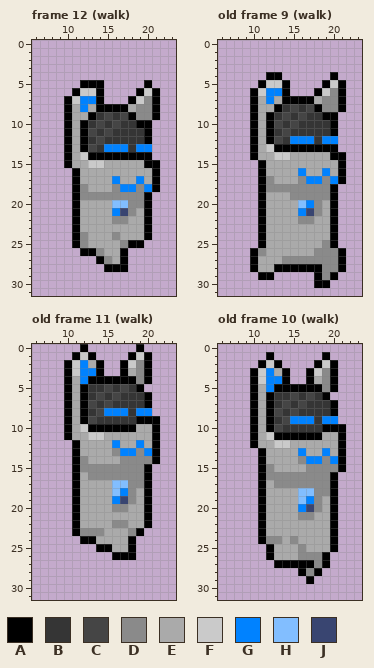
Two states of a pixel-art file, Assets/Sprites/player.ase. Above: the version before the commit.
32x32 pixels, 12 frames. Shown: frame 12 (walk): x 6..23, y 0..31; old frame 9 (walk): x 6..23, y 0..31; old frame 11 (walk): x 6..23, y 0..31; old frame 10 (walk): x 6..23, y 0..31. The commit also changed other frames, which this record leaves out.
Visible layers, top first: "Visor", "Body".
Palette (. is transparent): A #000000  B #353535  C #454545  D #8a8a8a  E #aaaaaa  F #cacaca  G #0082ff  H #82beff  J #394571
Pixels before, frame 12 (walk), first column x 10:
 5 ..AAA.....A.
 6 .AFFA....AFA
 7 AFGGA...AFDA
 8 AEGEAAAAEDDA
 9 AEEABCBCADDA
10 AEABCBCBBAA.
11 AEACBCBBBBA.
12 AEABCBBBBBA.
13 AEACBGGGBGG.
14 AEFAAAAAAAA.
15 AEEFFEEEEEAA
16 .AEEEEEEEEEA
17 .AEEEEGEEGEA
18 .ADEEEDGGDGA
19 .ADDDDDDDDA.
20 .AEEEEHHDDA.
21 .AEEEEGJDEA.
22 .AEEEEDDEEA.
23 .AEEEEEEEEA.
24 .ADEEEDEEEA.
25 .ADEEEEDAA..
26 ..AADEEA....
27 ....ADEA....
28 .....AAA....
Pixels before, old frame 9 (walk), first column x 10:
 4 ..AA......A.
 5 .AFFA....AFA
 6 AFGGA...AFDA
 7 AEGEAAAAEDDA
 8 AEEABCBCADDA
 9 AEABCBCBBAA.
10 AEACBCBBBBA.
11 AEABCBBBBBA.
12 AEACBGGGBGG.
13 AEFAAAAAAAA.
14 AEEFFEEEEEAA
15 .AEEEEEEEEEA
16 .AEEEEGEEGEA
17 .ADEEEDGGDGA
18 .ADDDDDDDDA.
19 .AEEEDDDDDA.
20 .AEEEEHGDEA.
21 .AEEEEGJDEA.
22 .AEEEEDDEEA.
23 .AEEEEEEEEA.
24 .AEEEEEEEEA.
25 .AEEEEEEEDA.
26 ADEEEEEEDDDA
27 AEEEDDDDDDDA
28 AEEAAAAAADDA
29 .AA.....ADA.
30 ........AA..
Pixels before, old frame 11 (walk), first column x 10:
 0 ..A......A..
 1 .AFA....AFA.
 2 AFGEA..AFDA.
 3 AFGGA..AEDA.
 4 AEGAAAAAADA.
 5 AEABBCBCBA..
 6 AEABCBCBBBA.
 7 AEACBCBBBBA.
 8 AEABCGGGBGG.
 9 AEACBBBBBAAA
10 AEFAAAAAAEEA
11 AEEFFEEEEEEA
12 .AEEEEGEEGEA
13 .AEEEEDGGDGA
14 .ADEEEEDDDDA
15 .ADDDDDDDDA.
16 .AEDDDDDDDA.
17 .AEEEEHHDDA.
18 .AEEEEHGDEA.
19 .AEEEEGJDEA.
20 .AEEEEDDEEA.
21 .AEEEEEEEEA.
22 .AEEEEDDEEA.
23 .ADDDEEEDA..
24 ..AAEEEEA...
25 ....AAEEA...
26 ......AAA...
Pixels before, old frame 10 (walk), first column x 10:
 1 ..A......A..
 2 .AFA....AFA.
 3 AFGEA..AFDA.
 4 AFGGA..AEDA.
 5 AEGAAAAAADA.
 6 AEABBCBCBA..
 7 AEABCBCBBBA.
 8 AEACBCBBBBA.
 9 AEABCGGGBGG.
10 AEACBBBBBAAA
11 AEFAAAAAAEEA
12 AEEFFEEEEEEA
13 .AEEEEGEEGEA
14 .AEEEEDGGDGA
15 .ADEEEEDDDDA
16 .ADDDDDDDDA.
17 .AEDDDDDDDA.
18 .AEEEEHHDDA.
19 .AEEEEHGDEA.
20 .AEEEEGJDEA.
21 .AEEEEDDEEA.
22 .AEEEEEEEEA.
23 .AEEEEEEEEA.
24 .ADDEDEEEEA.
25 ..AEEEDEEEA.
26 ..AEEEDDDA..
27 ...AAAAADA..
28 ......ADA...
29 .......A....
After:
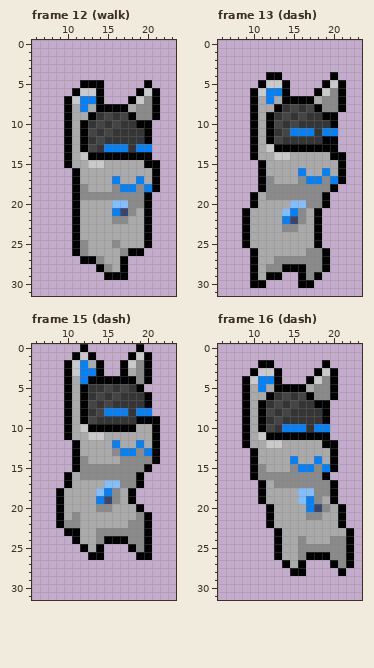
A new or re-ordered frame is compared with the old frame closest to it.
Commit message: dash animation
The exact change:
frames 12 -> 17
Frame 12 (walk), layer "Body":
y 24: x 12 D -> E; x 16 D -> E
y 25: x 16..20 EDAA. -> DEEEA
y 26: x 11..14 .AAD -> ADEE; x 17..19 A.. -> DAA
y 27: x 12..15 ..AD -> AADE
y 28: x 14..16 .AA -> ADE
y 29: x 15..17 ... -> AAA
Frame 13 (dash) is new; against old frame 9 (walk), layers "Visor", "Body":
y 11: x 15..17 BBB -> GGG; x 19..20 BA -> GG
y 12: x 15..17 GGG -> BBB; x 19..20 GG -> AA
y 19: x 10..14 .AEEE -> AEDDD; x 19..20 DA -> A.
y 20: x 10..11 .A -> AE; x 15 E -> H; x 17 G -> D; x 19..20 EA -> A.
y 21: x 9..11 ..A -> AEE; x 14..20 EEGJDEA -> HGDEA..
y 22: x 9..11 ..A -> AEE; x 14..15 EE -> GJ; x 17..20 DEEA -> EA..
y 23: x 9..11 ..A -> AEE; x 14..15 EE -> DD; x 18..20 EEA -> A..
y 24: x 9..11 ..A -> AEE; x 18..20 EEA -> A..
y 25: x 9..11 ..A -> AEE; x 18..20 EDA -> A..
y 26: x 11 D -> E; x 17 E -> D; x 19..21 DDA -> A..
y 27: x 13 E -> D; x 19..21 DDA -> A..
y 28: x 12..13 EA -> DD; x 17..21 AADDA -> DDA..
y 29: x 10..11 .A -> AE; x 13 . -> A; x 16..17 .. -> AD; x 19..20 DA -> ..
y 30: x 10..11 .. -> AA; x 16..19 ..AA -> AA..
Frame 15 (dash) is new; against old frame 11 (walk), layer "Body":
y 16: x 10..12 .AE -> AED; x 19..20 DA -> A.
y 17: x 10..11 .A -> AE; x 15 E -> H; x 17 H -> D; x 19..20 DA -> A.
y 18: x 9..11 ..A -> AEE; x 14..20 EEHGDEA -> HGDEA..
y 19: x 9..11 ..A -> AEE; x 14..20 EEGJDEA -> GJDEA..
y 20: x 9..11 ..A -> AEE; x 14..17 EEDD -> DDEE; x 19..20 EA -> A.
y 21: x 9..11 ..A -> AED; x 19 E -> D
y 22: x 9..11 ..A -> ADD; x 16..19 DDEE -> EEDD
y 23: x 10 . -> A; x 12..13 DD -> EE; x 15..17 EEE -> DDD; x 19..20 A. -> DA
y 24: x 11..20 .AAEEEEA.. -> AEEDAAADDA
y 25: x 12..13 .. -> AE; x 15..17 AEE -> ...; x 19..20 .. -> DA
y 26: x 13..14 .. -> AA; x 16..20 AAA.. -> ...AA
Frame 16 (dash) is new; against old frame 10 (walk), layers "Visor", "Body":
y 1: x 12 A -> .; x 19 A -> .
y 2: x 12..13 FA -> A.; x 18..20 AFA -> .A.
y 3: x 12..14 GEA -> FA.; x 17..19 AFD -> .AF
y 4: x 9..11 .AF -> AFG; x 13..14 GA -> A.; x 18 E -> F
y 5: x 9..12 .AEG -> AEGE; x 17..18 AA -> ED
y 6: x 9..10 .A -> AE; x 14..20 BCBCBA. -> CBCADDA
y 7: x 9..16 .AEABCBC -> AEABCBCB; x 18..20 BBA -> AA.
y 8: x 9..15 .AEACBC -> AEACBCB; x 19..20 BA -> A.
y 9: x 9..17 .AEABCGGG -> AEABCBBBB; x 19..20 GG -> A.
y 10: x 9..16 .AEACBBB -> AEACBGGG; x 18..21 BAAA -> GG..
y 11: x 9..12 .AEF -> AEFA; x 19..21 EEA -> A..
y 12: x 9..10 .A -> AE; x 12 E -> F; x 14 F -> E; x 19..21 EEA -> AA.
y 13: x 10..11 .A -> AE; x 16 G -> E; x 19..21 GEA -> EA.
y 14: x 10..11 .A -> AE; x 15..17 EDG -> GEE; x 19..21 DGA -> EA.
y 15: x 10..12 .AD -> ADE; x 15..17 EED -> DGG; x 19..21 DDA -> GA.
y 16: x 10..11 .A -> AD; x 19..20 DA -> A.
y 20: x 11..12 AE -> .A; x 16..21 GJDEA. -> EGJDEA
y 21: x 11..12 AE -> .A; x 16 D -> E; x 18 E -> D; x 20..21 A. -> EA
y 22: x 11..12 AE -> .A; x 20..21 A. -> EA
y 23: x 11..13 AEE -> ..A; x 20..22 A.. -> EEA
y 24: x 11..13 ADD -> ..A; x 15..16 DE -> ED; x 20..22 A.. -> DDA
y 25: x 12..13 AE -> .A; x 17..22 EEEA.. -> DDDDDA
y 26: x 12..13 AE -> .A; x 17..18 DD -> AA; x 20..22 ... -> DDA
y 27: x 13 A -> .; x 15 A -> E; x 17..22 ADA... -> ...ADA
y 28: x 15 . -> A; x 17..18 DA -> ..; x 21 . -> A
y 29: x 17 A -> .
Changed places in both pictures, as pixel boxes (x1, y1, x2, y2):
changed: (72, 232, 152, 280)
changed: (290, 128, 338, 144)
changed: (242, 192, 346, 288)
changed: (56, 472, 152, 560)
changed: (242, 352, 354, 584)
